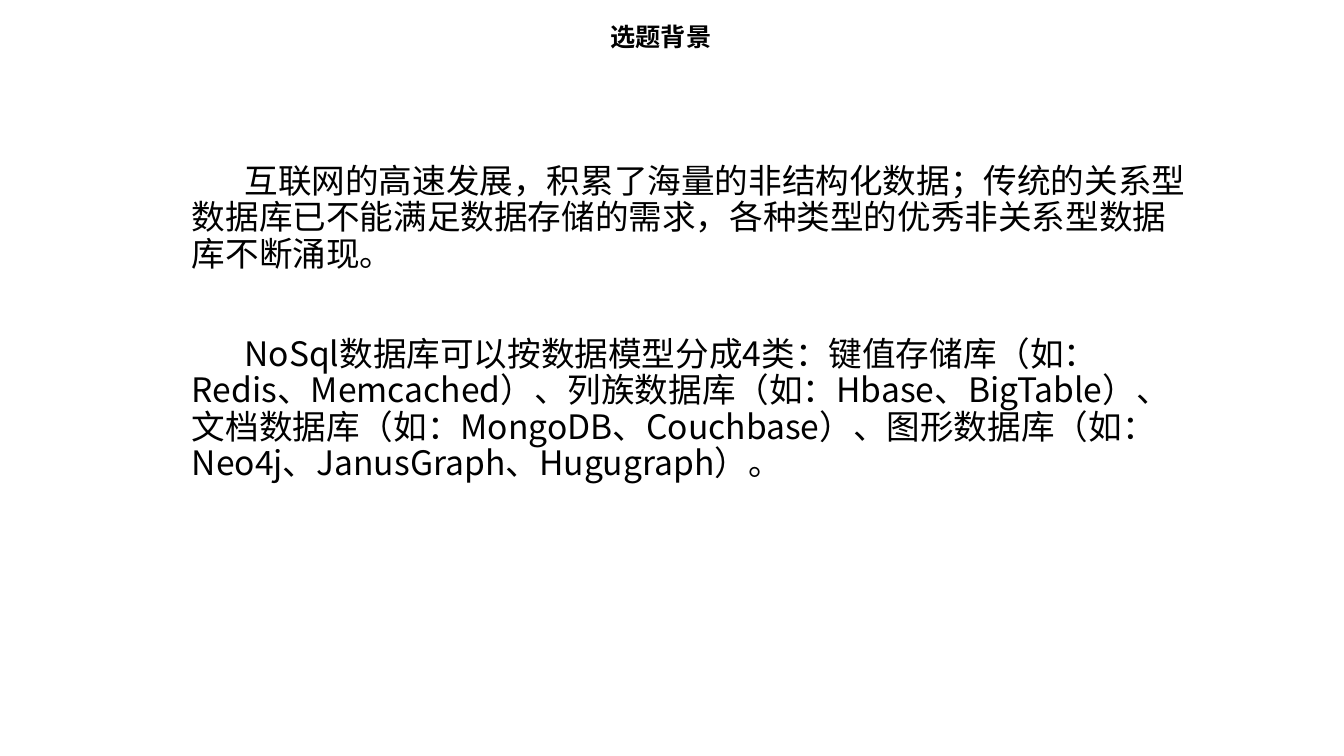
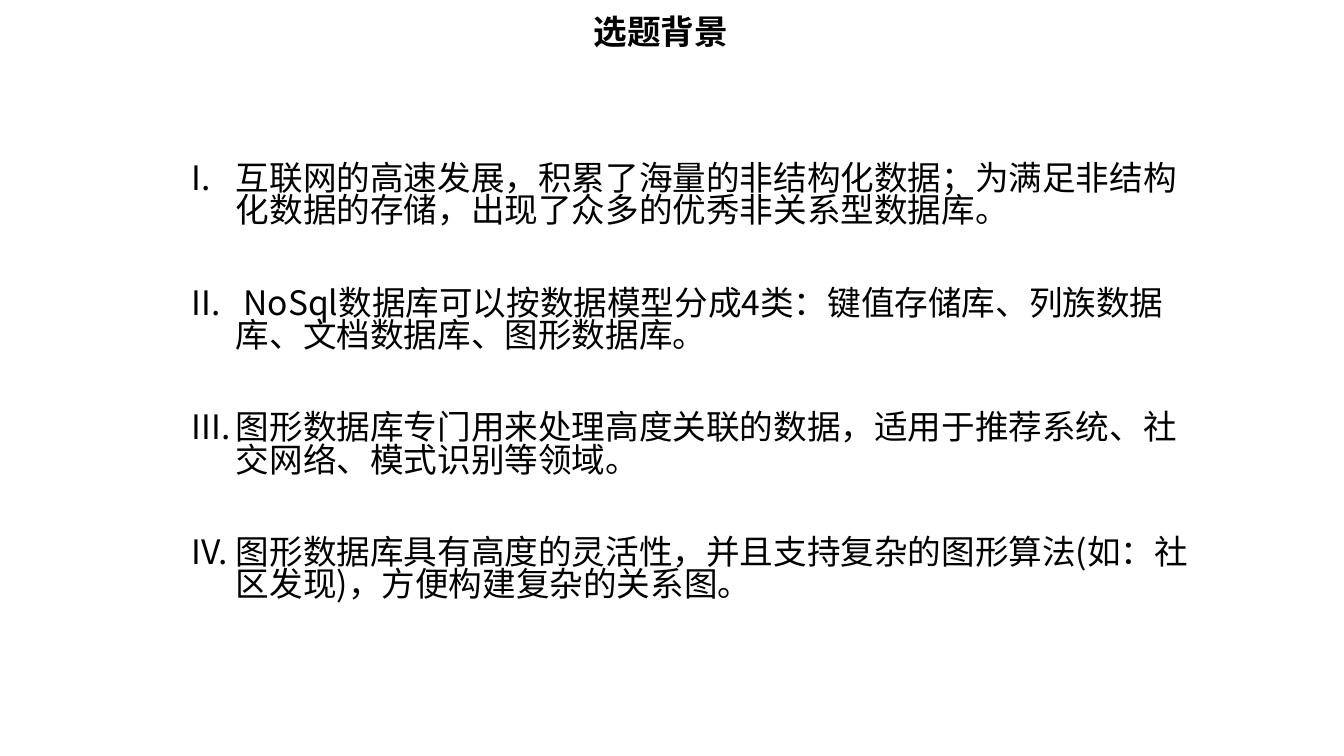
Before and after one commit to chendaye/Interview_xmind, a slide deck: slide 2 of graduate/开题报告-陈小龙.pptx. Drawn at 1344x756 pixels with LibreOffice and Linux fonts; fonts in the diff are those of the drawing. Boxes give left, top, right and bottom in pixels: in the first picture for what was removed or moved away, otherwise in the second. Text is boxed around its words. In the diff, an @@ line names an element or a change of style, - is before the commit and + after.

```diff
--- a/graduate/开题报告-陈小龙.pptx
+++ b/graduate/开题报告-陈小龙.pptx
@@ title "选题背景" at <box>594,15,728,47</box>: size 18 to 24 pt @@
@@ subtitle at <box>236,161,1188,603</box>: text changed @@
-互联网的高速发展，积累了海量的非结构化数据；传统的关系型数据库已不能满足数据存储的需求，各种类型的优秀非关系型数据库不断涌现。
-NoSql数据库可以按数据模型分成4类：键值存储库（如：Redis、Memcached）、列族数据库（如：Hbase、BigTable）、文档数据库（如：MongoDB、Couchbase）、图形数据库（如：Neo4j、JanusGraph、Hugugraph）。
+I. 互联网的高速发展，积累了海量的非结构化数据；为满足非结构化数据的存储，出现了众多的优秀非关系型数据库。
+II. NoSql数据库可以按数据模型分成4类：键值存储库、列族数据库、文档数据库、图形数据库。
+III. 图形数据库专门用来处理高度关联的数据，适用于推荐系统、社交网络、模式识别等领域。
+IV. 图形数据库具有高度的灵活性，并且支持复杂的图形算法(如：社区发现)，方便构建复杂的关系图。
```
Also in this commit, not shown: 11 other slides changed, 9 slides added, 5 slides removed.
